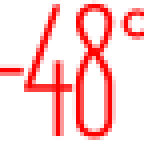
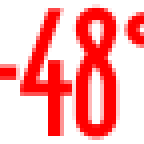
Layered file, before and after one edit (w=144, h=144). Changes by layer:
painted on "+48°" over [0, 0, 144, 140]
